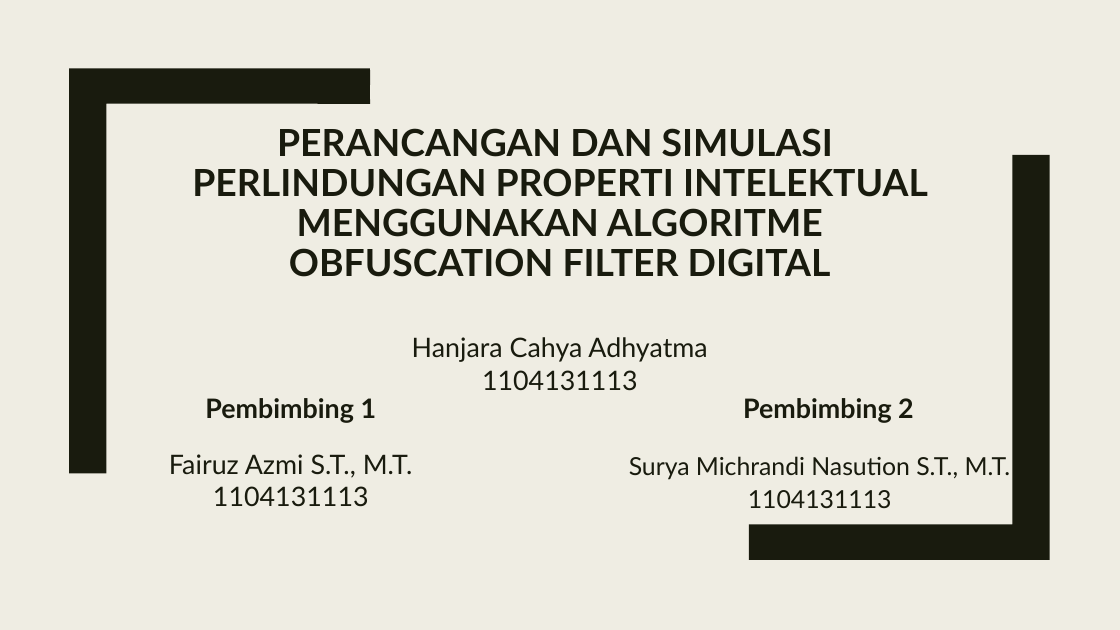
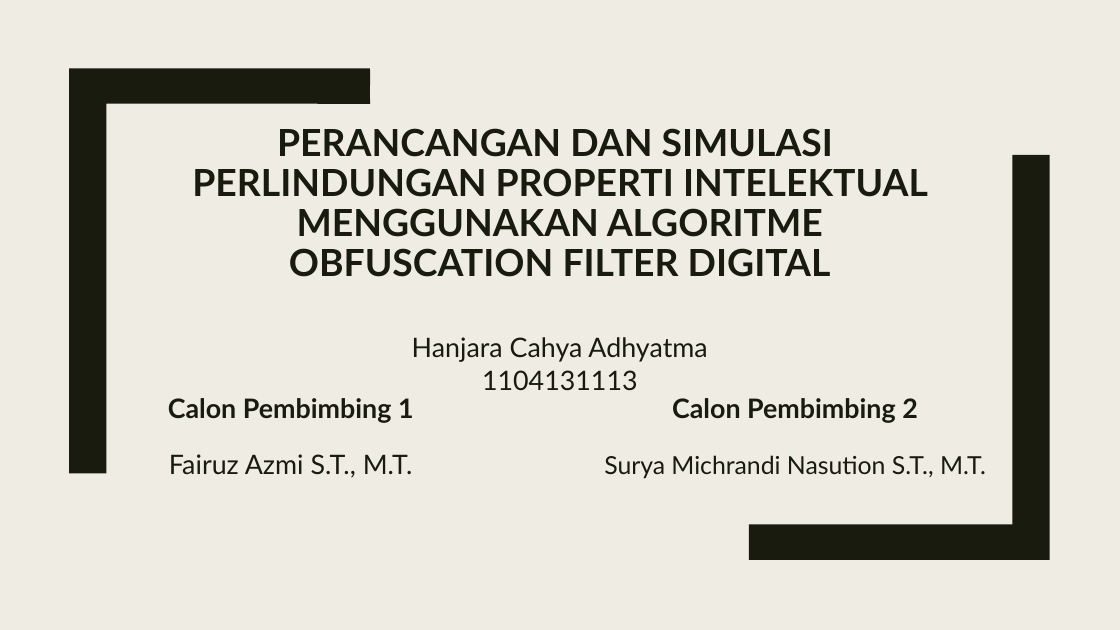
Before and after one commit to mashanz/skripsi_hanjara, a slide deck: slide 1 of PERANCANGAN DAN SIMULASI.pptx. Drawn at 1120x630 pixels with LibreOffice and Linux fonts; fonts in the diff are those of the drawing. Boxes give left, top, right and bottom in pixels: in the first picture for what was removed or moved away, otherwise in the second. Text is boxed around its words. In the diff, an @@ line names an element or a change of style, - is before the commit and + after.

```diff
--- a/PERANCANGAN DAN SIMULASI.pptx
+++ b/PERANCANGAN DAN SIMULASI.pptx
@@ text at (168, 398, 414, 423): text changed @@
-Pembimbing 1
+Calon Pembimbing 1
@@ text at (672, 398, 918, 423): text changed @@
-Pembimbing 2
+Calon Pembimbing 2
@@ text "Surya Michrandi Nasution S.T., M.T.": place and size @@
-text "Surya Michrandi Nasution S.T., M.T." at (629, 456, 1011, 508)
+text "Surya Michrandi Nasution S.T., M.T." at (604, 455, 986, 479)
@@ text at (213, 486, 369, 507): paragraph removed @@
-1104131113
@@ text at (748, 490, 892, 508): paragraph removed @@
-1104131113
```
Also in this commit, not shown: 3 other slides changed, 7 slides added, 7 slides removed, 1 other file.
